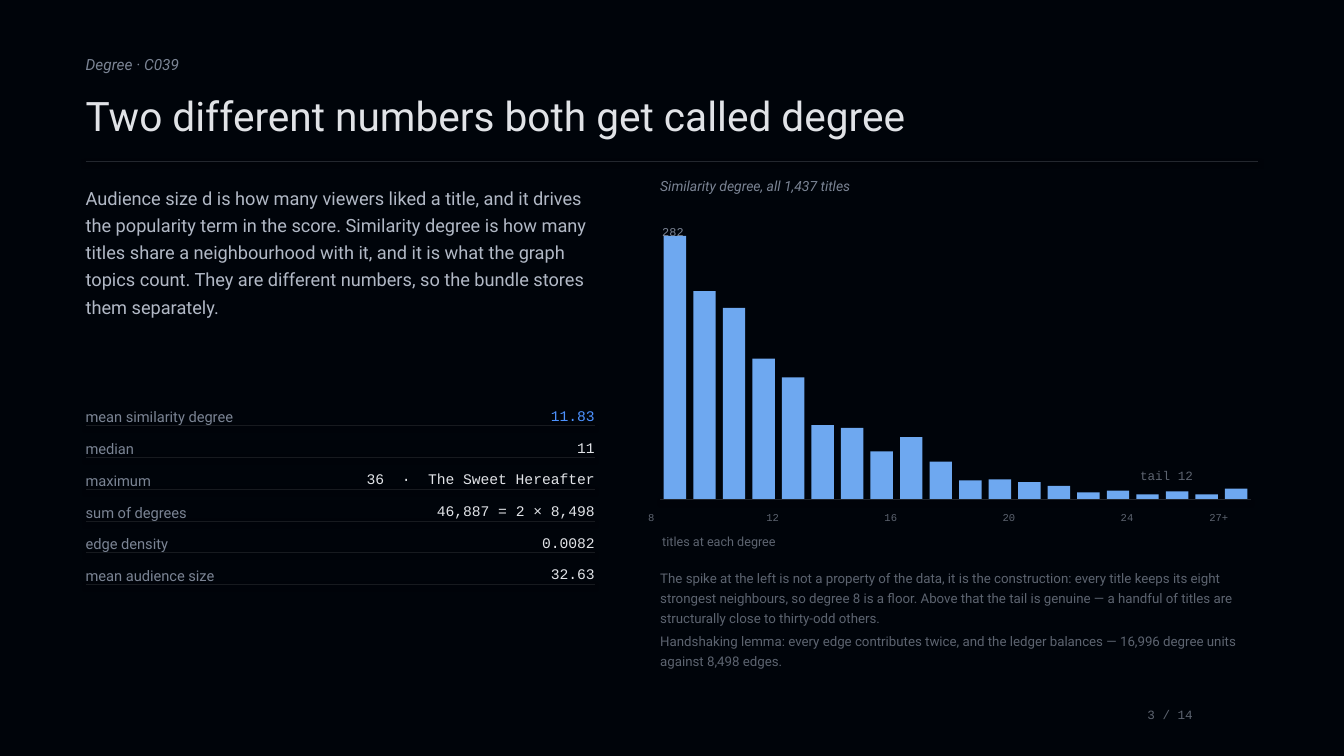
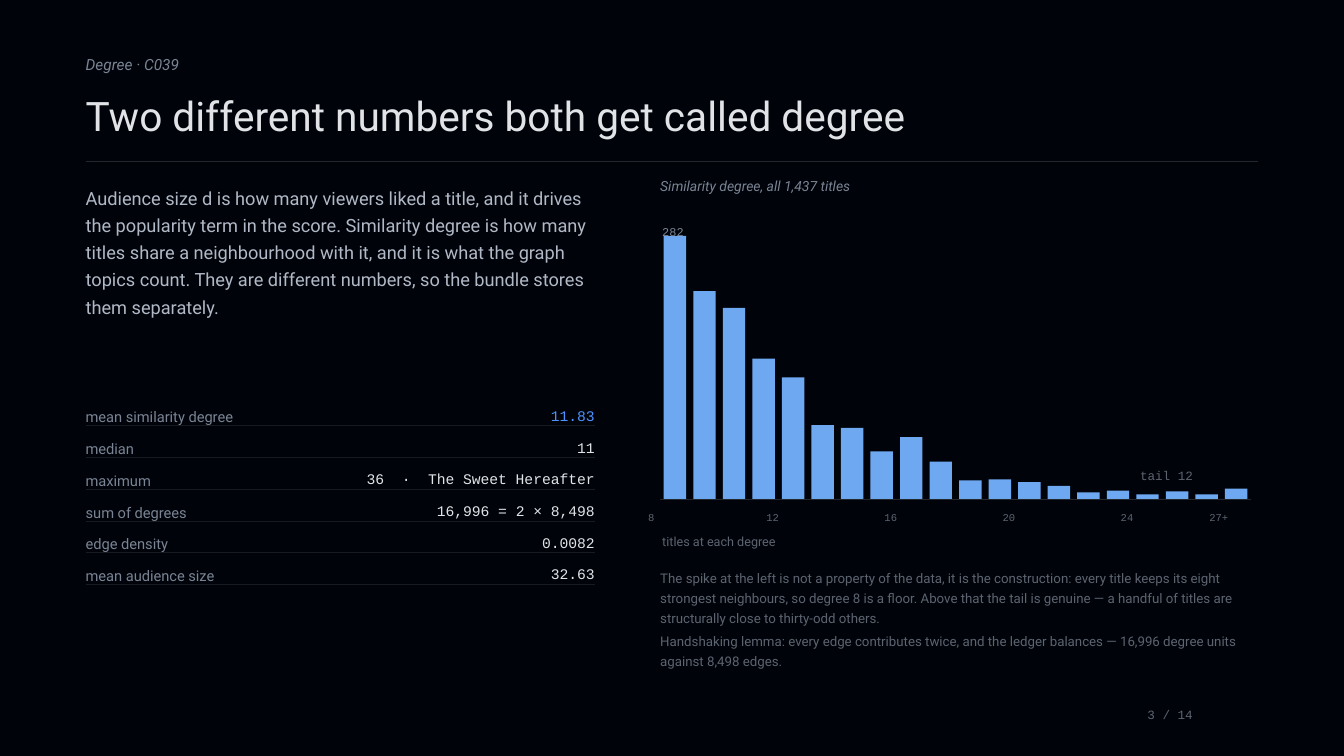
Before and after one commit to asterxsk/nextframe, a slide deck: slide 3 of deck/NextFrame.pptx. Drawn at 1344x756 pixels with LibreOffice and Linux fonts; fonts in the diff are those of the drawing. Boxes give left, top, right and bottom in pixels: in the first picture for what was removed or moved away, otherwise in the second. Text is boxed around its words. In the diff, an @@ line names an element or a change of style, - is before the commit and + after.

```diff
--- a/deck/NextFrame.pptx
+++ b/deck/NextFrame.pptx
@@ text at bbox=[437, 506, 595, 519]: text changed @@
-46,887 = 2 × 8,498
+16,996 = 2 × 8,498
```
Also in this commit, not shown: 3 other files.
